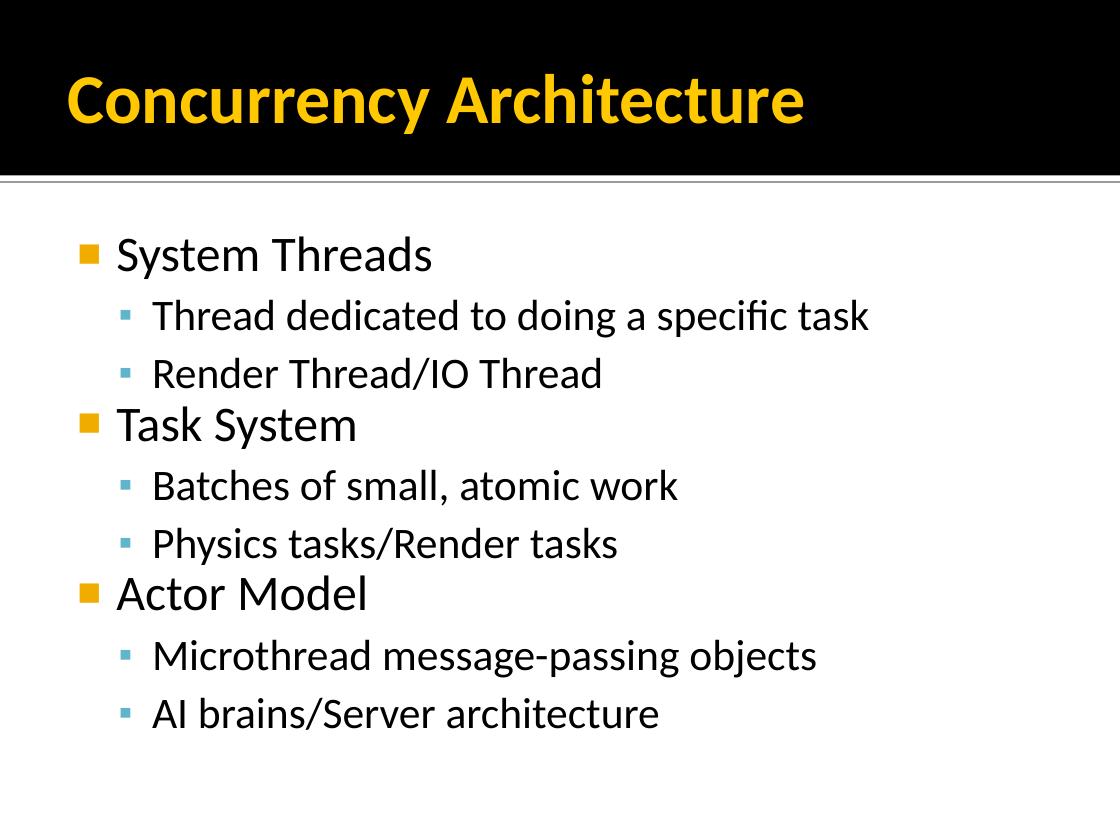
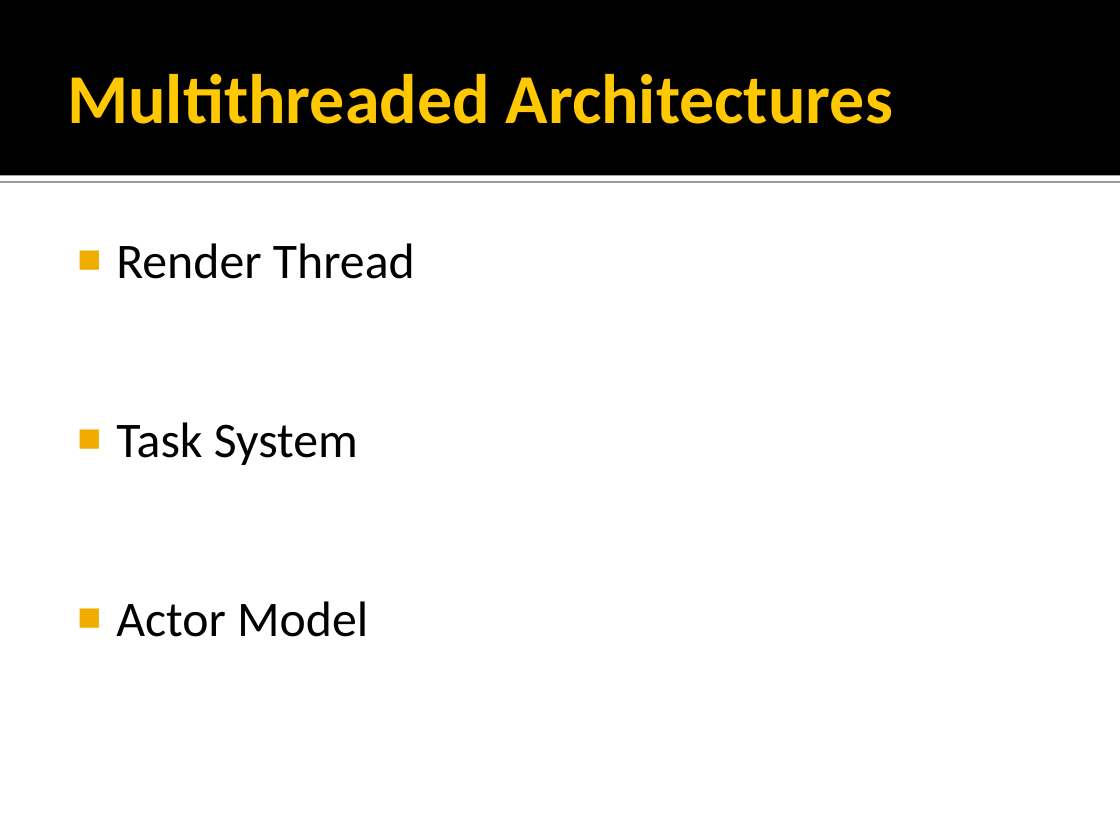
Before and after one commit to rmeisler/example_code, a slide deck: slide 3 of Concurrency Strategies.ppt (slide 14 before the commit). Drawn at 1120x840 pixels with LibreOffice and Linux fonts; fonts in the diff are those of the drawing. Boxes give left, top, right and bottom in pixels: in the first picture for what was removed or moved away, otherwise in the second. Text is boxed around its words. In the diff, an @@ line names an element or a change of style, - is before the commit and + after.

Commit message:
Massive refactor - Fixed subtle memory problems in Actor, redesigned ActorFactory to do delayed creation,   using local copy technique instead of cache alignment to prevent potential false sharing on   Actor - Changed normal CRIT_SECT on ActorFactory to SRWLOCK for better perf - Rewrote presentation from ground up, almost done - Next commit will be from other comp where I have triple-buffering changes for Render Thread implementation

```diff
--- a/Concurrency Strategies.ppt
+++ b/Concurrency Strategies.ppt
@@ title at (67,73,893,124): text changed @@
-Concurrency Architecture
+Multithreaded Architectures
@@ text at (116,243,415,279): text changed; size 28 to 32 pt @@
-■ System Threads
-  ▪ Thread dedicated to doing a specific task
-  ▪ Render Thread/IO Thread
+■ Render Thread
@@ text at (116,422,368,637): line spacing 0.9 to 1 @@
@@ text at (152,469,679,565): paragraphs removed @@
-  ▪ Batches of small, atomic work
-  ▪ Physics tasks/Render tasks
@@ text at (152,639,817,730): paragraphs removed @@
-  ▪ Microthread message-passing objects
-  ▪ AI brains/Server architecture
```
Also in this commit, not shown: 2 other slides changed, 42 slides added, 19 slides removed, 17 other files.
